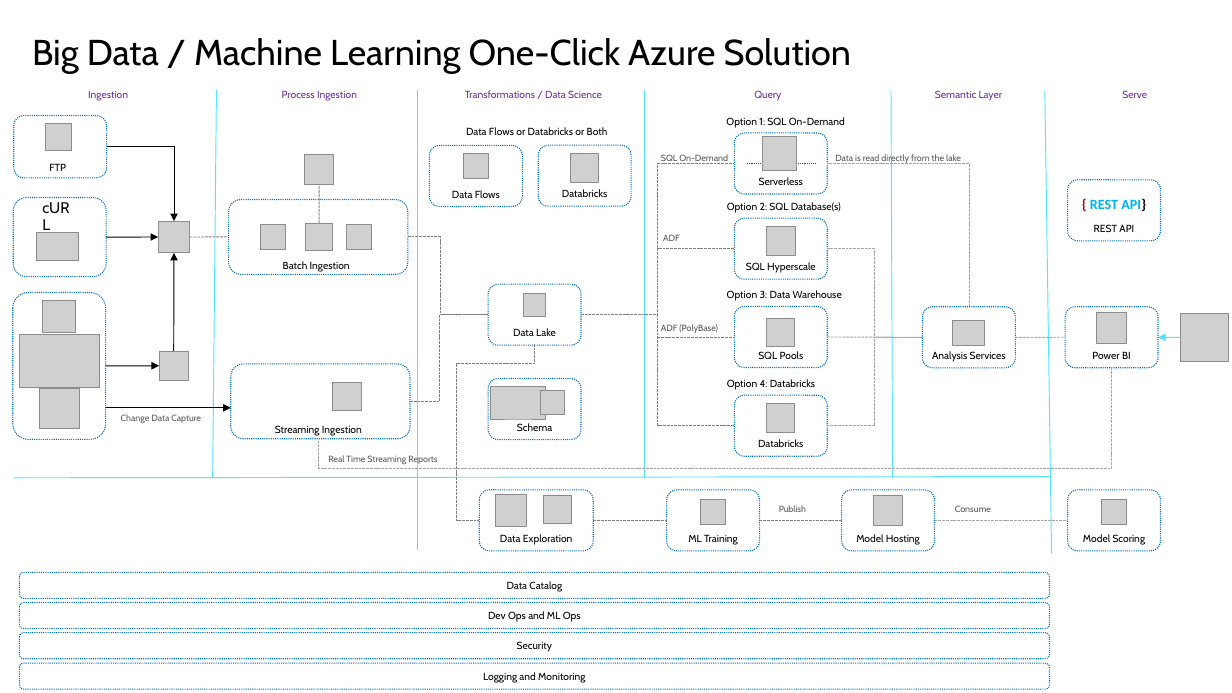
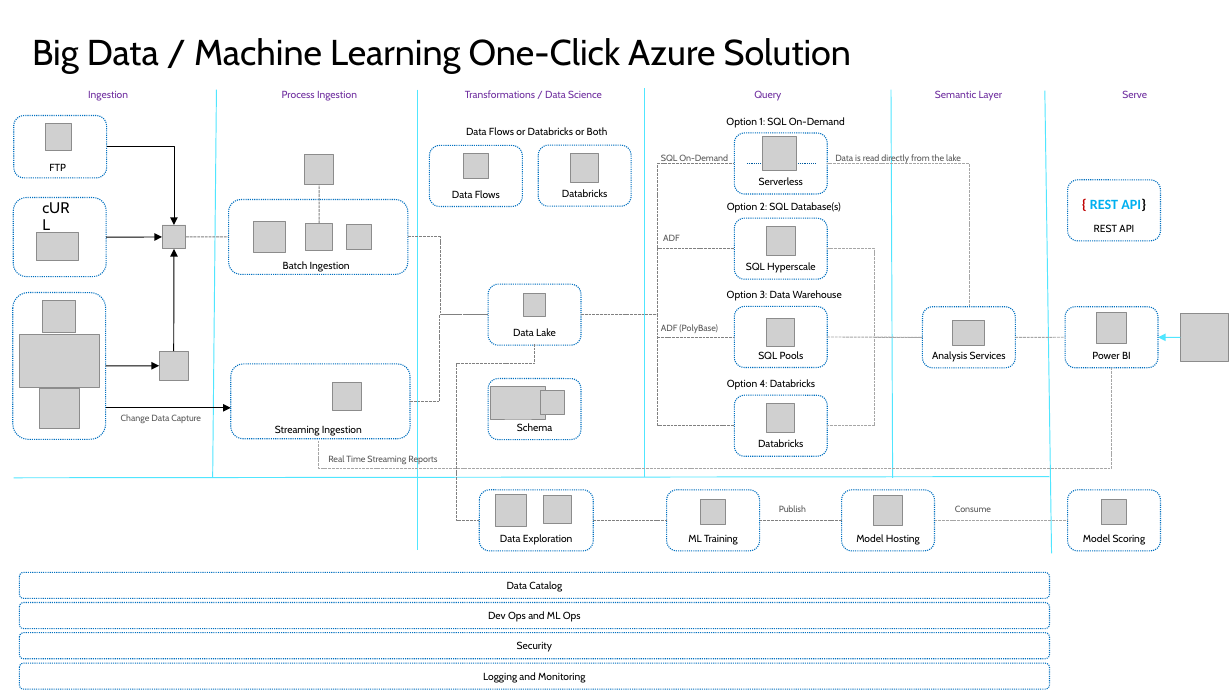
Before and after one commit to AdamPaternostro/Azure-Big-Data-and-Machine-Learning-Architecture, a slide deck: slide 1 of Azure-Big-Data-Architecture.pptx. Drawn at 1232x693 pixels with LibreOffice and Linux fonts; fonts in the diff are those of the drawing; grey boxes stand for pictures; background and template pictures are left out. Boxes give left, top, right and bottom in pixels: in the first picture for what was removed or moved away, otherwise in the second. Text is boxed around its words. In the diff, an @@ line names an element or a change of style, - is before the commit and + after.

```diff
--- a/Azure-Big-Data-Architecture.pptx
+++ b/Azure-Big-Data-Architecture.pptx
@@ elbow arrow moved from (106, 147) - (174, 221) to (106, 147) - (174, 226) @@
@@ arrow moved from (106, 238) - (158, 237) to (106, 238) - (162, 237) @@
@@ picture: place and size @@
-picture at [158,221,189,252]
+picture at [162,226,186,250]
@@ line moved from (189, 237) - (228, 237) to (186, 237) - (228, 237) @@
@@ picture: place and size @@
-picture at [261,225,286,250]
+picture at [254,221,286,252]
@@ arrow moved from (174, 351) - (174, 253) to (174, 351) - (174, 249) @@
```
Also in this commit, not shown: 1 other slide changed, 9 other files.
